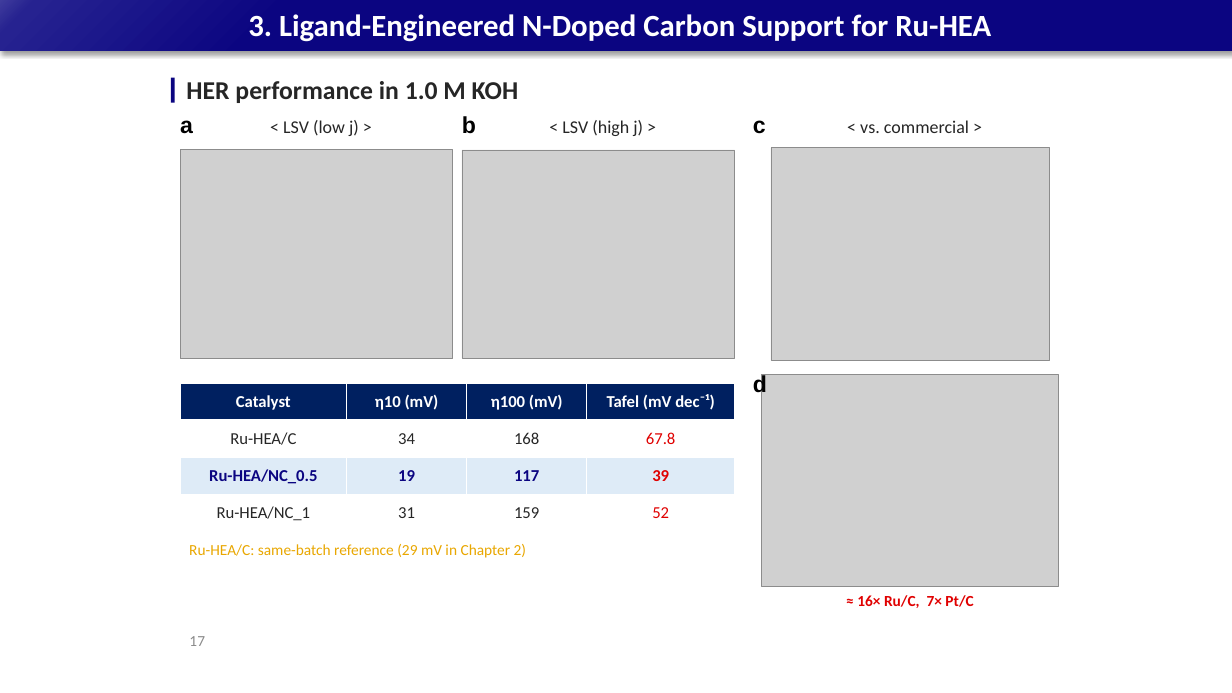
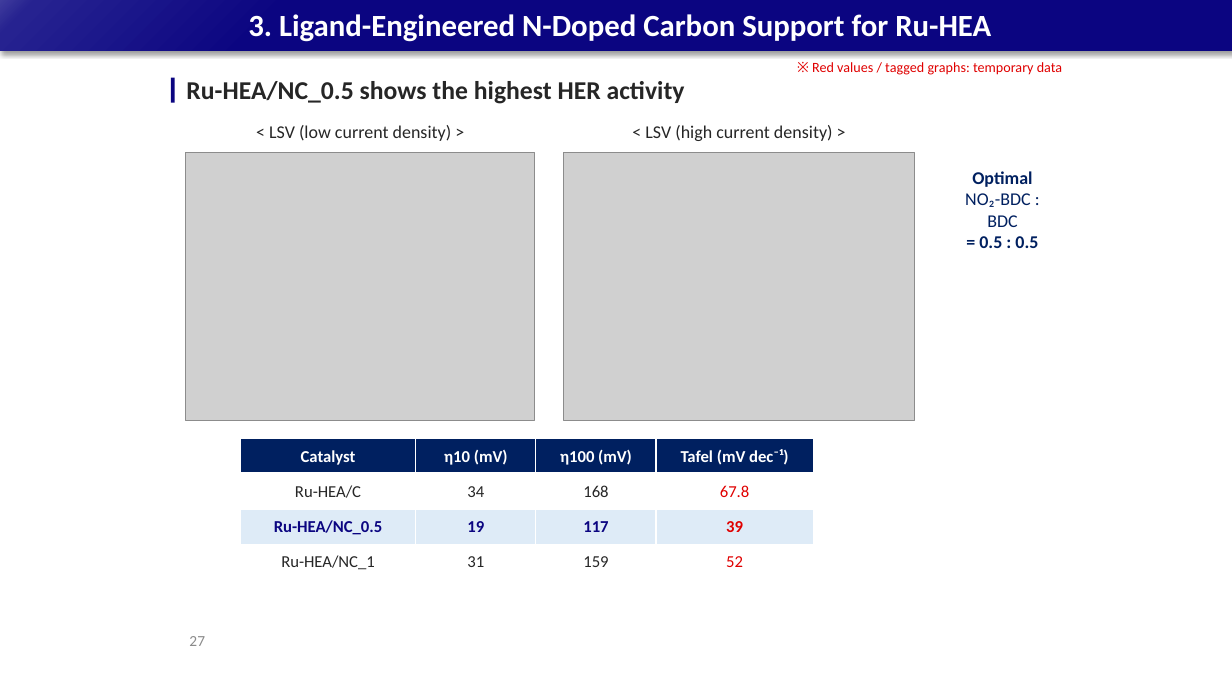
Before and after one commit to limsj0204/letter, a slide deck: slide 27 of 학위논문_디펜스_발표자료.pptx (slide 17 before the commit). Drawn at 1232x693 pixels with LibreOffice and Linux fonts; fonts in the diff are those of the drawing; grey boxes stand for pictures. Boxes give left, top, right and bottom in pixels: in the first picture for what was removed or moved away, otherwise in the second. Text is boxed around its words. In the diff, an @@ line names an element or a change of style, - is before the commit and + after.

```diff
--- a/학위논문_디펜스_발표자료.pptx
+++ b/학위논문_디펜스_발표자료.pptx
@@ text at [186, 81, 685, 104]: text changed @@
-HER performance in 1.0 M KOH
+Ru-HEA/NC_0.5 shows the highest HER activity
@@ text added at [812, 62, 1062, 75], 11 pt, text #E00000 @@
+※ Red values / tagged graphs: temporary data
@@ text removed at [462, 116, 476, 134] @@
-b
@@ text removed at [180, 120, 193, 134] @@
-a
@@ text at [269, 125, 452, 141]: text changed @@
-< LSV (low j) >
+< LSV (low current density) >
@@ text at [645, 125, 833, 141]: text changed @@
-< LSV (high j) >
+< LSV (high current density) >
@@ text removed at [753, 120, 766, 134] @@
-c
@@ picture removed at [771, 148, 1049, 360] @@
@@ text removed at [860, 120, 969, 133] @@
-< vs. commercial >
@@ picture: place and size @@
-picture at [180, 150, 453, 360]
+picture at [186, 152, 535, 421]
@@ picture: place and size @@
-picture at [462, 150, 735, 358]
+picture at [564, 152, 915, 421]
@@ text added at [965, 171, 1038, 248], 14 pt, text #002060, bold @@
+Optimal
+NO₂-BDC :
+BDC
+= 0.5 : 0.5
@@ text removed at [753, 374, 767, 398] @@
-d
@@ picture removed at [762, 374, 1059, 587] @@
@@ table: place and size @@
-table at [180, 384, 735, 531]
+table at [240, 439, 813, 579]
@@ text removed at [189, 544, 526, 558] @@
-Ru-HEA/C: same-batch reference (29 mV in Chapter 2)
@@ text removed at [857, 595, 973, 608] @@
-≈ 16× Ru/C, 7× Pt/C
@@ page number at [189, 636, 205, 646]: text changed @@
-17
+27
```
Also in this commit, not shown: 8 other slides changed, 14 slides added, 2 slides removed.
